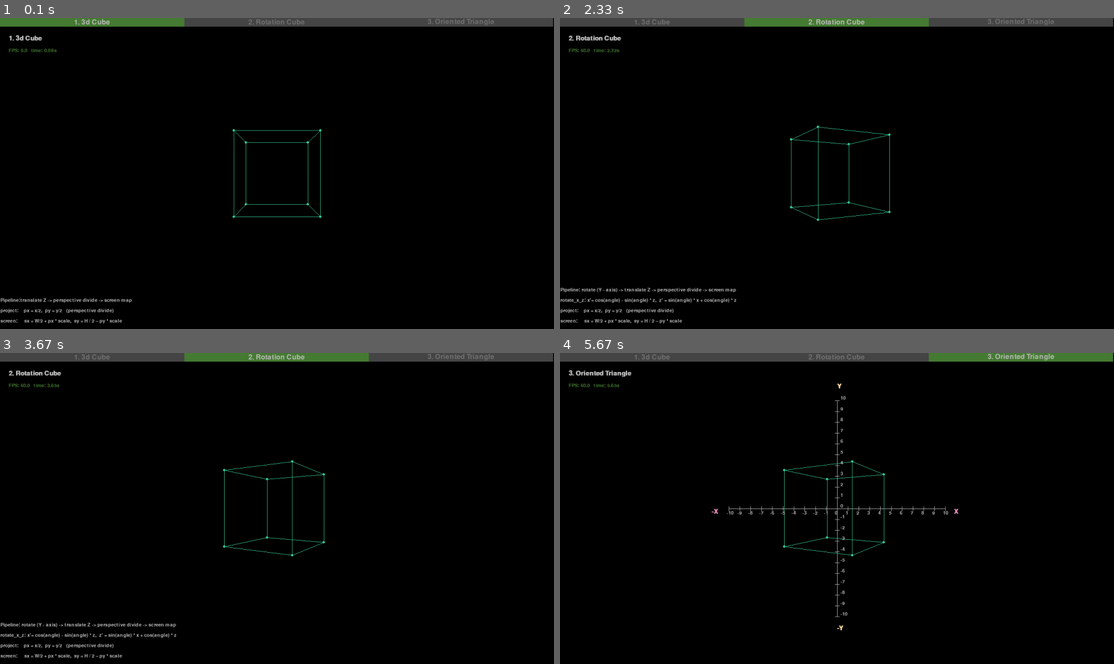
Above: before the commit, frames 1-4 (two rows, left to right).
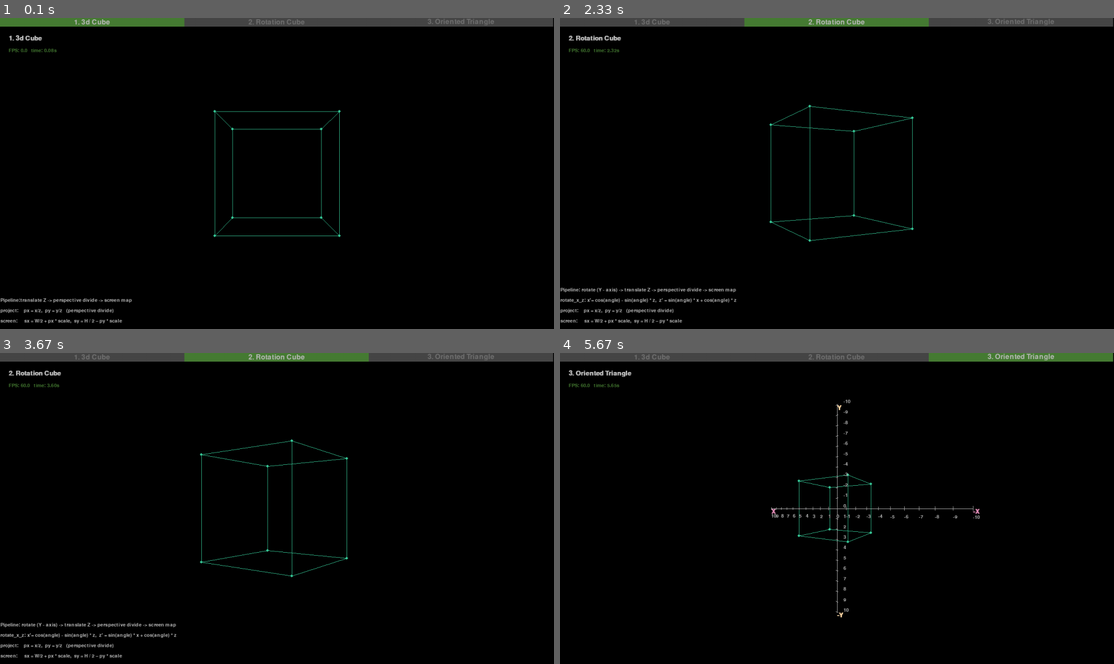
Above: after the commit, the same moments.

Repository: monok-robeto/graphic-practice
Game: pygame game, started from main.py
Two runs of this game, one before a commit and one after it. Both use one fixed random seed, a clock stepped at 60 frames per second and the inputs below.
Inputs:
- Up to frame 1 (0.1 s): no input
- Up to frame 2 (2.33 s): tap Space at 0.33, 0.73, 1.03, 1.23 s; tap Tab at 2 s
- Up to frame 3 (3.67 s): tap Space at 2.97, 3.3, 3.6 s
- Up to frame 4 (5.67 s): tap Space at 3.73, 5.13, 5.53 s; tap Tab at 4.07 s

The runs differ from the first frame. In frame 1, 0.9% of the frame differs, in the area x 38-62%, y 29-71%; in frame 2, 0.9%; in frame 3, 0.8%; in frame 4, 1.3%, in the area x 27-76%, y 9-90%.

Commit message:
rotate  coordinate

Diff:
--- a/const.py
+++ b/const.py
@@ -8,7 +8,7 @@
 HALF_H = SCREEN_H // 2
 COORDINATE_UNIT_AMOUNT = 10
 COORDINATE_UNIT_SEGMENT_LEN = 5
-MAX_AXIS_LEN = 500 # max len of x, y, z axis
+MAX_AXIS_LEN = SCREEN_H # max len of x, y, z axis
 HALF_AXIS_LEN = MAX_AXIS_LEN // 2 # max len of x, y, z axis
 
 POINT_RADIUS = 3
--- a/demo/oriented_triangle.py
+++ b/demo/oriented_triangle.py
@@ -35,8 +35,19 @@
     return px, py, z
 
 def screen(x, y, z):
-    sx = const.HALF_W + x * const.MAX_AXIS_LEN
-    sy = const.HALF_H - y * const.MAX_AXIS_LEN
+    sx = 0.0
+    sy = 0.0
+
+    # if x > 1: sx= const.HALF_W + x
+    # else: sx = const.HALF_W + x * const.HALF_AXIS_LEN
+    #
+    # if y > 1: sy = const.HALF_H + y
+    # else: sy = const.HALF_H - y * const.HALF_AXIS_LEN
+    # sx= const.HALF_W + x
+    # sy = const.HALF_H + y
+    sx = const.HALF_W + x * const.HALF_AXIS_LEN
+
+    sy = const.HALF_H - y * const.HALF_AXIS_LEN
     return sx, sy
 
 
@@ -62,44 +73,60 @@
 def translate_z(x, y, z):
     return x, y, z + camera_depth
 
+def world_to_screen(x, y, z):
+    rotate_speed = 0.5
+    angle = app.time * math.pi * rotate_speed
+    x, y = screen(*project(*translate_z(*(rotate_x_z(x, y, z, angle)))))
+    return (x, y)
+
 def coordinate_x_y_z():
-    center = (const.HALF_W, const.HALF_H)
-    min_x = (center[0] - const.HALF_AXIS_LEN, center[1])
-    max_x = (center[0] + const.HALF_AXIS_LEN, center[1])
-    min_y = (center[0], center[1] - const.HALF_AXIS_LEN)
-    max_y = (center[0], center[1] + const.HALF_AXIS_LEN)
-    line(min_x, max_x, color.WHITE_0)
-    line(min_y, max_y, color.WHITE_0)
-    text.label_bold("-X", (min_x[0] - 40, min_x[1]), color.PINK_0)
-    text.label_bold("X", (max_x[0] + 20, max_x[1]), color.PINK_0)
-    text.label_bold("-Y", (max_y[0], max_y[1] + 20), color.YELLOW_0)
-    text.label_bold("Y", (min_y[0], min_y[1] - 40), color.YELLOW_0)
+    min_x = (-1, 0, 0)
+    max_x = (1, 0, 0)
+    min_y = (0, -1, 0)
+    max_y = (0, 1, 0)
+    min_z = (0, 0, -1)
+    max_z = (0, 0, 1)
+
+    line(world_to_screen(*min_x), world_to_screen(*max_x), color.WHITE_0)
+    line(world_to_screen(*min_y), world_to_screen(*max_y), color.WHITE_0)
+    # line(world_to_screen(*min_z), world_to_screen(*max_z), color.WHITE_0)
+
+    sx_min_x, sy_min_x = world_to_screen(*min_x)
+    sx_max_x, sy_max_x = world_to_screen(*max_x)
+    sx_min_y, sy_min_y = world_to_screen(*min_y)
+    sx_max_y, sy_max_y = world_to_screen(*max_y)
+    text.label_bold("-X", (sx_min_x, sy_min_x), color.PINK_0)
+    text.label_bold("X", (sx_max_x, sy_max_x), color.PINK_0)
+    text.label_bold("Y", (sx_max_y, sy_max_y), color.YELLOW_0)
+    text.label_bold("-Y", (sx_min_y, sy_min_y), color.YELLOW_0)
     horizontal_coordinate()
     vertical_coordinate()
 
 def horizontal_coordinate():
-    width = const.COORDINATE_UNIT_SEGMENT_LEN
+    width = const.COORDINATE_UNIT_SEGMENT_LEN/ const.HALF_AXIS_LEN
     unit_amount = const.COORDINATE_UNIT_AMOUNT
-    segment_length = int(const.HALF_AXIS_LEN // unit_amount)
+    segment_length = 1 / unit_amount
     offset_label = 10
     for i in range(-1 * unit_amount, unit_amount + 1, 1):
-        a = (const.HALF_W + i * segment_length, const.HALF_H - width)
-        b = (const.HALF_W + i * segment_length, const.HALF_H + width)
-        text.label(f"{i}", (a[0] - width, a[1] + offset_label))
-        line(a, b, color.WHITE_0)
+        a = ( i * segment_length, -width, 0)
+        b = (i * segment_length, width, 0)
+        screen_a = world_to_screen(*a)
+        text.label(f"{i}", (screen_a[0] - width, screen_a[1] + offset_label))
+        line(screen_a, world_to_screen(*b), color.WHITE_0)
 
 def vertical_coordinate():
-    width = const.COORDINATE_UNIT_SEGMENT_LEN
+    width = const.COORDINATE_UNIT_SEGMENT_LEN / const.HALF_AXIS_LEN
     unit_amount = const.COORDINATE_UNIT_AMOUNT
-    segment_length = int(const.HALF_AXIS_LEN // unit_amount)
+    segment_length = 1 / unit_amount
     offset_label_x = 13
     offset_label_y = 11
     for i in range(-1 * unit_amount, unit_amount + 1, 1):
-        a = (const.HALF_W - width, const.HALF_H + i * segment_length)
-        b = (const.HALF_W + width, const.HALF_H + i * segment_length)
+        a = (- width, i * segment_length, 0)
+        b = (+ width, i * segment_length, 0)
 
-        text.label(f"{i*-1}", (a[0] + offset_label_x, a[1] - offset_label_y))
-        line(a, b, color.WHITE_0)
+        screen_a = world_to_screen(*a)
+        text.label(f"{i*-1}", (screen_a[0] + offset_label_x, screen_a[1] - offset_label_y))
+        line(screen_a, world_to_screen(*b), color.WHITE_0)
 
 def run():
     rotate_speed = 0.5
--- a/main.py
+++ b/main.py
@@ -7,6 +7,7 @@
 
 running = True
 current_demo_idx = 0
+is_pausing = False
 tab_title = pygame.font.SysFont(const.DEFAULT_FONT, 24)
 
 class Demo:
@@ -34,6 +35,7 @@
         app.surface.blit(label, (lx, ly))
 
 def handle_events(currentSectionVal):
+    global is_pausing
     keep_running = True
     for event in pygame.event.get():
         if event.type == pygame.QUIT:
@@ -43,14 +45,16 @@
                 keep_running = False
             elif event.key == pygame.K_TAB:
                 currentSectionVal = (currentSectionVal + 1) % len(demos)
+            elif event.key == pygame.K_SPACE:
+                is_pausing = not is_pausing
     return keep_running, currentSectionVal
 
 
 
 
 while running == True:
-    app.tick()
     running, current_demo_idx = handle_events(current_demo_idx)
+    if not is_pausing: app.tick()
     app.surface.fill(color.BLACK)
     draw_section_tabs(current_demo_idx)
     text.title(f"{current_demo_idx + 1}. {demos[current_demo_idx].name}")
